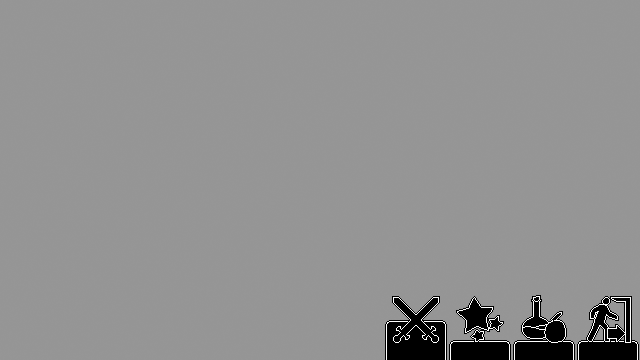
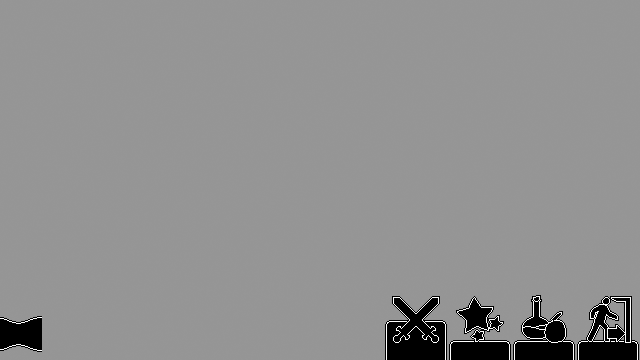
Revision of a layered w=640, h=360 image; what changed, layer by layer:
added layer "Infobar" above "MainMenu" over (x1=0, y1=316, x2=42, y2=352)
moved "FightIcon" into group "MainMenu", painted on it over (x1=392, y1=296, x2=440, y2=336)
moved "MenuOptionButton" into group "MainMenu" over (x1=400, y1=320, x2=432, y2=336)
